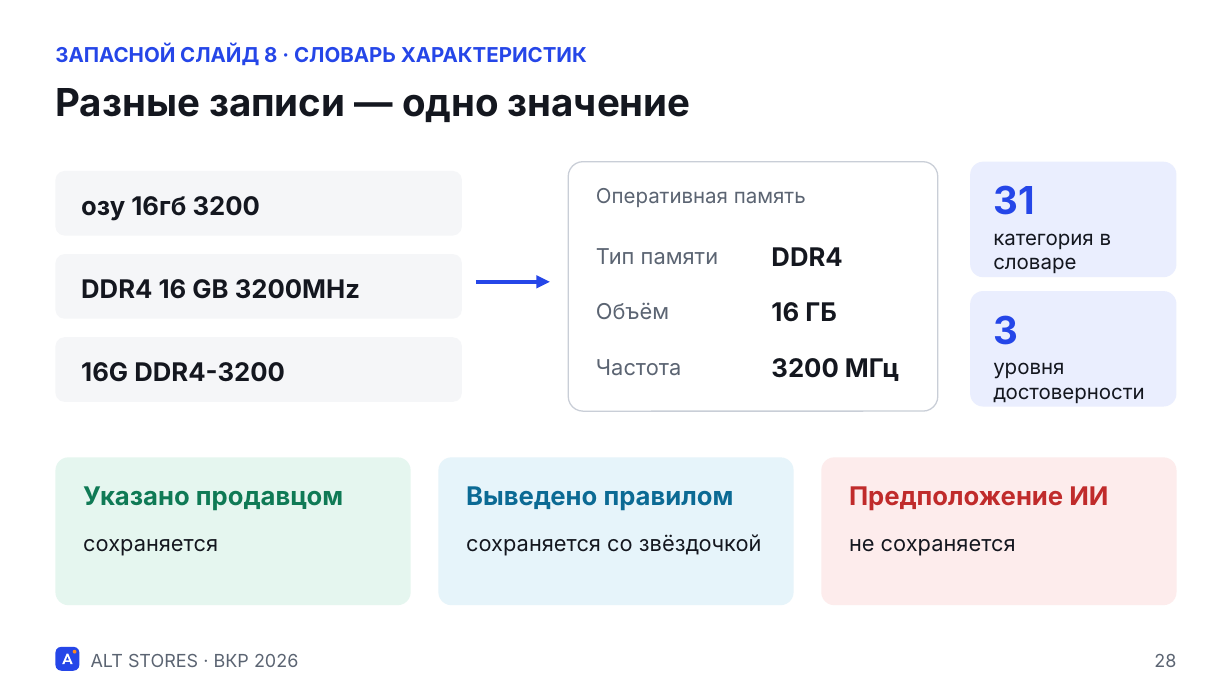
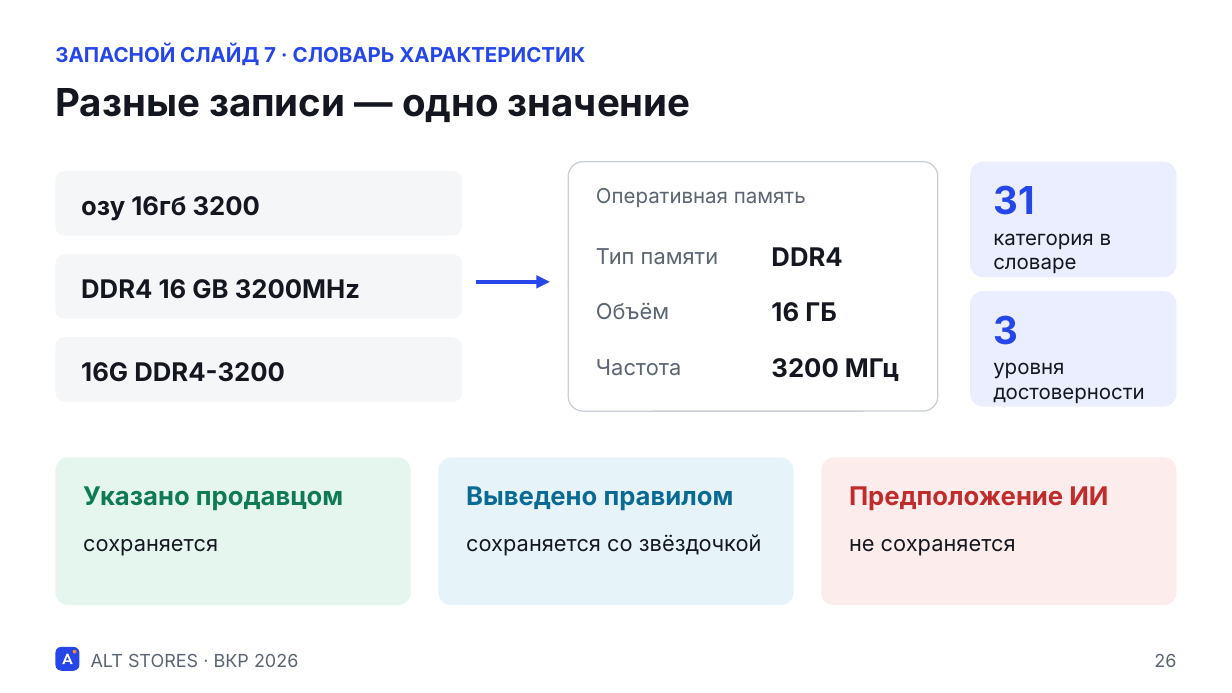
Before and after one commit to AzizArgon/alt-stores, a slide deck: slide 26 of docs/presentation/ALT_STORES_defense.pptx (slide 28 before the commit). Drawn at 1232x693 pixels with LibreOffice and Linux fonts; fonts in the diff are those of the drawing. Boxes give left, top, right and bottom in pixels: in the first picture for what was removed or moved away, otherwise in the second. Text is boxed around its words. In the diff, an @@ line names an element or a change of style, - is before the commit and + after.

```diff
--- a/docs/presentation/ALT_STORES_defense.pptx
+++ b/docs/presentation/ALT_STORES_defense.pptx
@@ text at (55,44,585,66): text changed @@
-ЗАПАСНОЙ СЛАЙД 8 · СЛОВАРЬ ХАРАКТЕРИСТИК
+ЗАПАСНОЙ СЛАЙД 7 · СЛОВАРЬ ХАРАКТЕРИСТИК
```
Also in this commit, not shown: 12 other slides changed, 3 slides removed, 25 other files.
